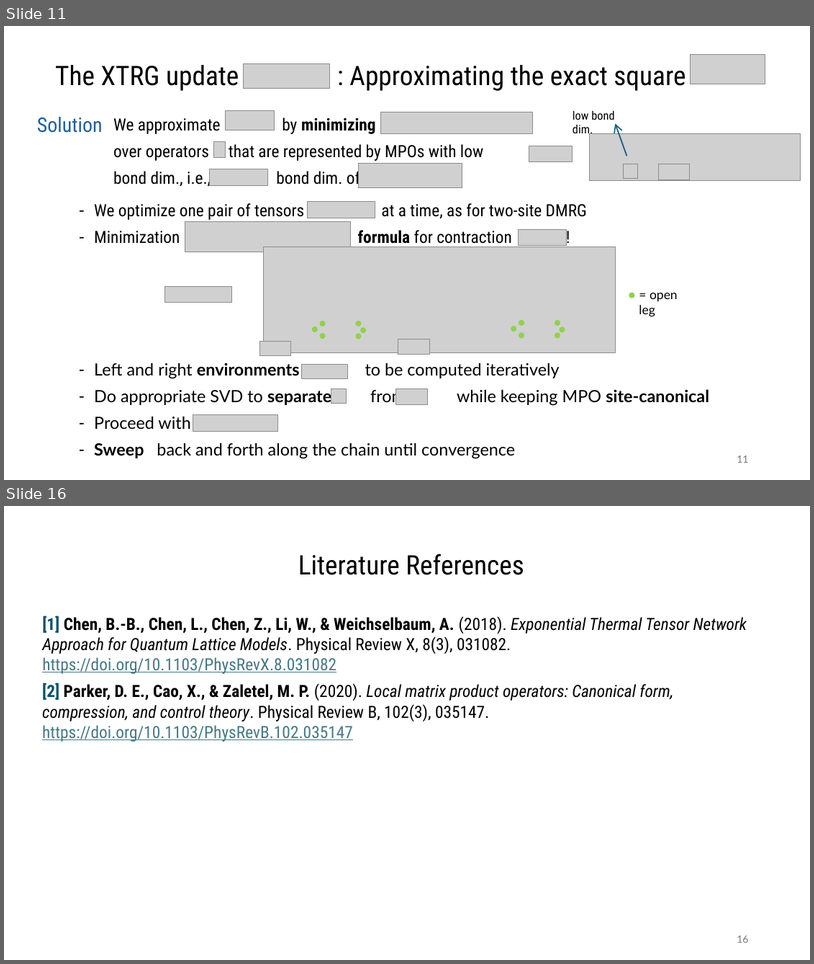
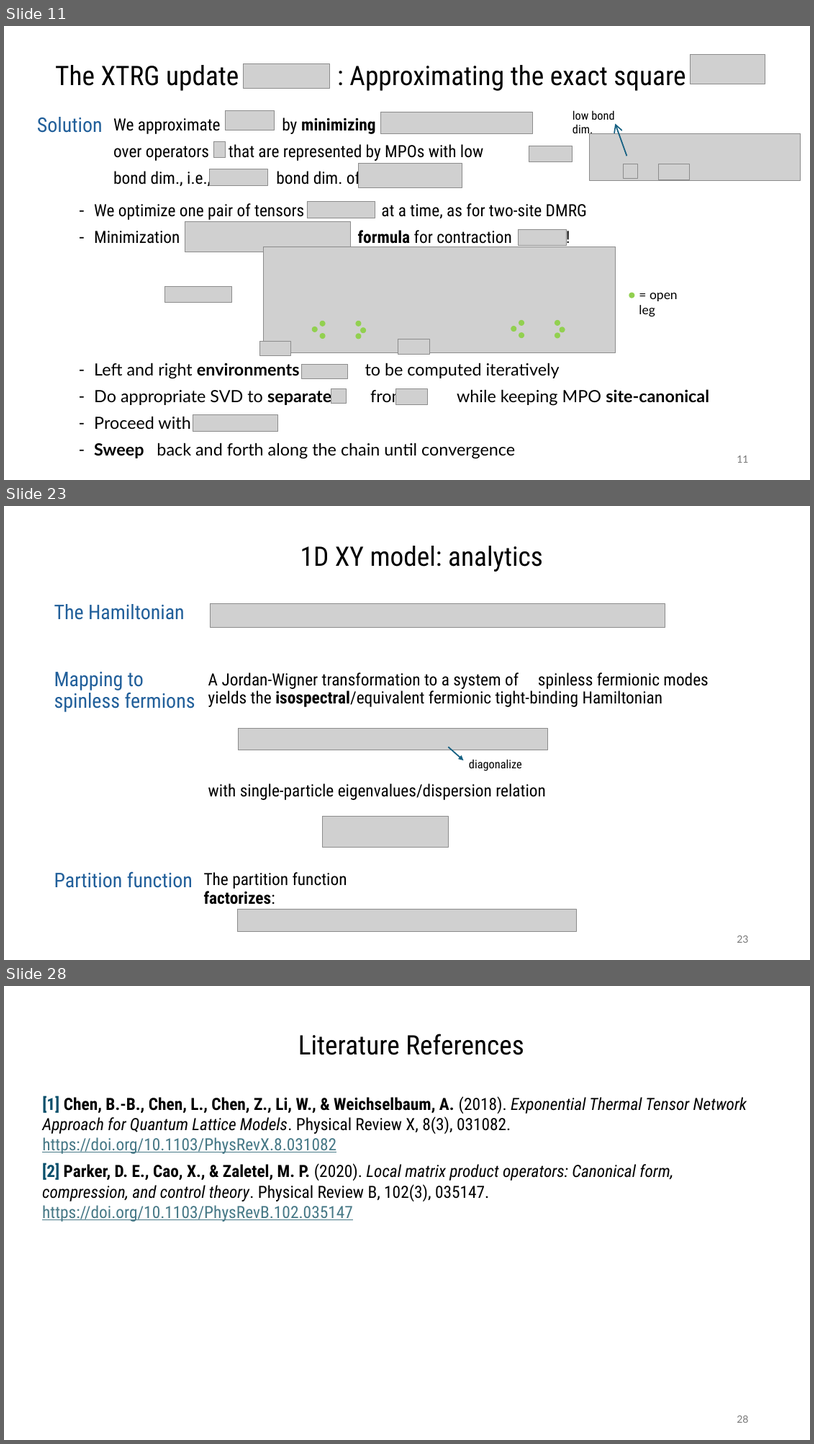
Before and after one commit to MrHighsenberg/XTRG-Algorithm, a slide deck: presentation/Term_Project_XTRG_Presentation.pptx. Shown one above the other, each under a label of ours: slides 11 and 16 before the commit, slides 11, 23 and 28 after it; the slides between them are not shown. The pictures are 814x964 and 814x1444 pixels, drawn with LibreOffice and Linux fonts; fonts in the diff are those of the drawing; grey boxes stand for pictures; background and template pictures are left out. Boxes give left, top, right and bottom in pixels: in the first picture for what was removed or moved away, otherwise in the second. Text is boxed around its words. In the diff, an @@ line names an element or a change of style, - is before the commit and + after.

```diff
--- a/presentation/Term_Project_XTRG_Presentation.pptx
+++ b/presentation/Term_Project_XTRG_Presentation.pptx
@@ slide 23 added at (4,506,810,960), background #FFFFFF @@
@@ text added at (301,546,543,572), 32 pt, text #000000 @@
+1D XY model: analytics
@@ text added at (54,604,185,620), 24 pt, text #215F9A @@
+The Hamiltonian
@@ picture added at (211,604,665,627) @@
@@ text added at (54,672,196,712), 24 pt, text #215F9A @@
+Mapping to spinless fermions
@@ text added at (208,672,708,707), 20 pt, text #000000 @@
+A Jordan-Wigner transformation to a system of spinless fermionic modes yields the isospectral/equivalent fermionic tight-binding Hamiltonian
@@ picture added at (238,728,548,750) @@
@@ arrow added from (449, 746) to (464, 760), #156082 1.5 pt @@
@@ text added at (469,759,522,771), 14 pt, text #000000 @@
+diagonalize
@@ text added at (208,783,546,800), 20 pt, text #000000 @@
+with single-particle eigenvalues/dispersion relation
@@ picture added at (323,816,449,847) @@
@@ text added at (54,871,193,888), 24 pt, text #215F9A @@
+Partition function
@@ text added at (204,872,347,904), 20 pt, text #000000 @@
+The partition function factorizes:
@@ picture added at (238,909,577,932) @@
@@ page number added at (737,935,748,942), 12 pt, text #797979 @@
+23
@@ what was slide 16 is now slide 28 @@
@@ page number at (737,1415,748,1422): text changed @@
-16
+28
```
Also in this commit, not shown: 6 slides changed, 12 other slides added, 1 slide removed, 4 other files.
